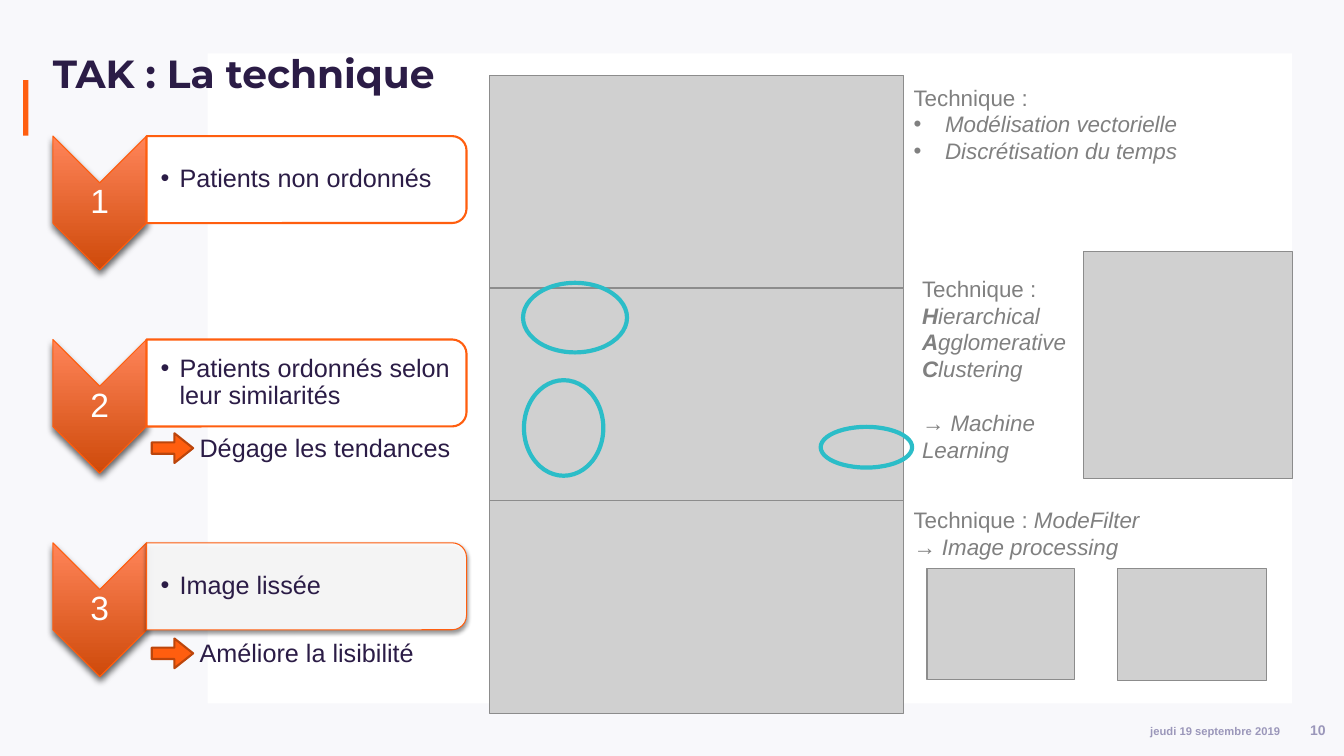
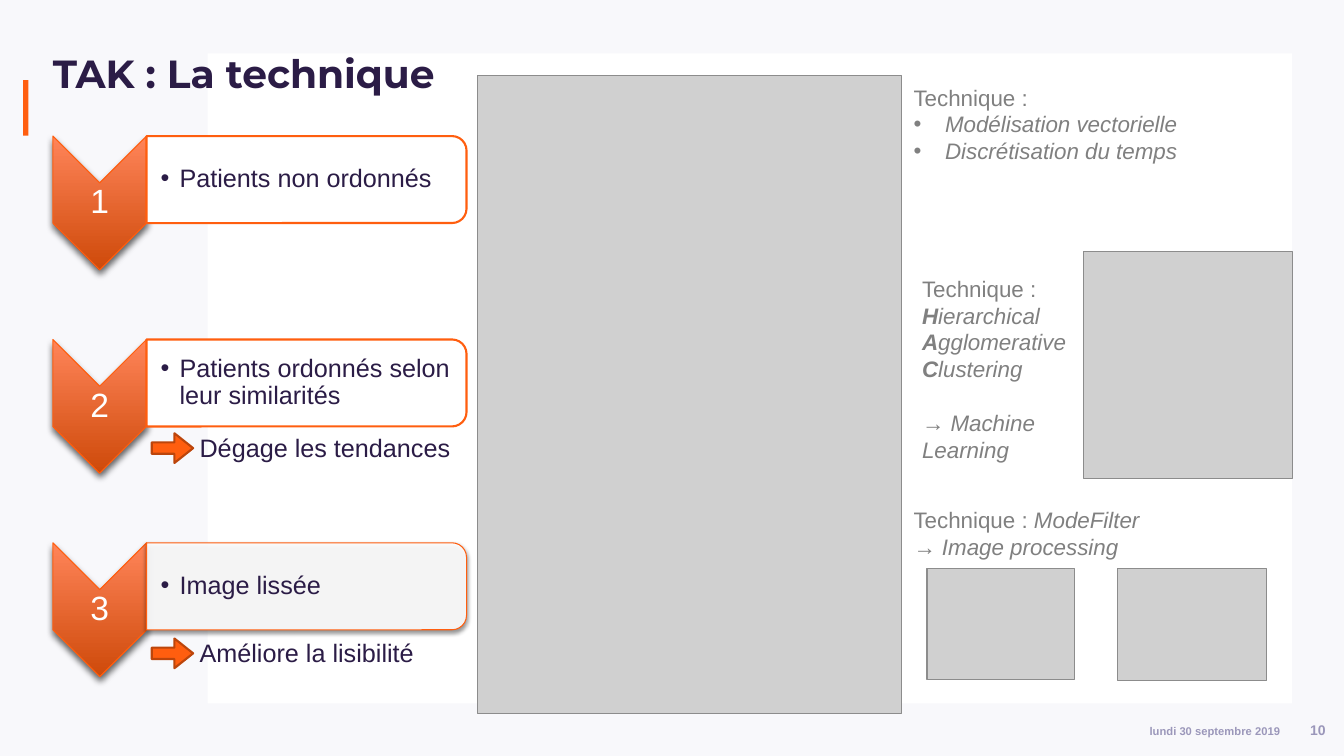
Before and after one commit to indsante/Documentation-SNDS, a slide deck: slide 10 of files/presentations/meetup-snds3/2019.09.19_Heva_Boite-a-outil-data-scientist_MPL-2.0.pptx. Drawn at 1344x756 pixels with LibreOffice and Linux fonts; fonts in the diff are those of the drawing; grey boxes stand for pictures; background and template pictures are left out. Boxes give left, top, right and bottom in pixels: in the first picture for what was removed or moved away, otherwise in the second. Text is boxed around its words. In the diff, an @@ line names an element or a change of style, - is before the commit and + after.

```diff
--- a/files/presentations/meetup-snds3/2019.09.19_Heva_Boite-a-outil-data-scientist_MPL-2.0.pptx
+++ b/files/presentations/meetup-snds3/2019.09.19_Heva_Boite-a-outil-data-scientist_MPL-2.0.pptx
@@ picture added at box(478, 76, 902, 714) @@
@@ picture removed at box(490, 76, 903, 288) @@
@@ picture removed at box(490, 288, 903, 501) @@
@@ ellipse removed at box(523, 283, 627, 353) @@
@@ ellipse removed at box(524, 380, 604, 476) @@
@@ ellipse removed at box(821, 427, 912, 468) @@
@@ picture removed at box(490, 501, 903, 714) @@
@@ text at box(1150, 727, 1280, 737): text changed @@
-jeudi 19 septembre 2019
+lundi 30 septembre 2019
```
Also in this commit, not shown: 9 other slides changed.
